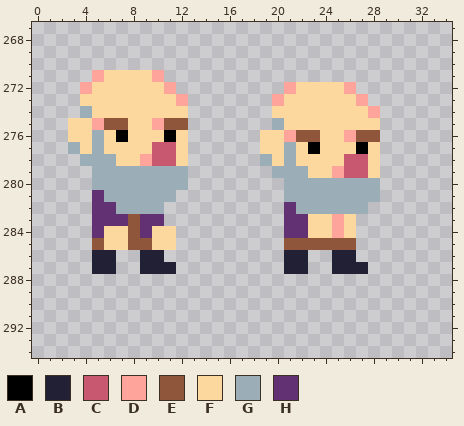
One commit to this pixel-art file: Leore/Content/npc.aseprite. Above: the version before the commit.
64x512 pixels, 1 frame. Shown: x 0..34, y 267..294.
Palette (. is transparent): A #000000  B #222034  C #c85870  D #fea49a  E #8f563b  F #fcd89e  G #9badb7  H #613173
Pixels before, first column x 3:
271 ..DFFFFD..................
272 .DFFFFFFD.........DFFFFD..
273 .FFFFFFFFD.......DFFFFFFD.
274 .GFFFFFFFF.......FFFFFFFFD
275 FFDEEFFDEE.......GFFFFFFFF
276 FFGFAFFFAF......FFDEEFFDEE
277 GFGFFFFCCF......FFGFAFFFAF
278 .GGGFFDCCF......GFGFFFFCCF
279 ..GGGGGGGG.......GGGFFDCCF
280 ..GGGGGGGG........GGGGGGGG
281 ..HGGGGGG.........GGGGGGGG
282 ..HHGGGG..........HGGGGGG.
283 ..HHHEHH..........HHFFDF..
284 ..HFFEHFF.........HHFFDF..
285 ..EFFEEFF.........EEEEEE..
286 ..BB..BB..........BB..BB..
287 ..BB..BBB.........BB..BBB.
New version:
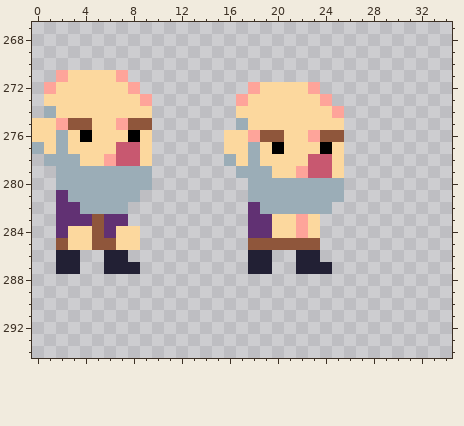
The exact change:
Changed rows in their new state; - is an unchanged pixel.
first column x 0:
271 --DFFF-D...------------------
272 -DFFF---D...------DFFF-D...--
273 -FFF-----D...----DFFF---D...-
274 -GFFF-----...----FFF-----D...
275 FFDEEFFDEE...----GFFF-----...
276 FFG-AF-FA-...---FFDEEFFDEE...
277 GFGF-F-CC-...---FFG-AF-FA-...
278 -GGGFFDCCF...---GFGF-F-CC-...
279 --GGG-----...----GGGFFDCCF...
280 --GGG-----...-----GGG-----...
281 --HGGG---...------GGG-----...
282 --HHGGG-...-------HGGG---...-
283 --HHHE--...-------HHFFD-...--
284 --HFFEH-F...------HHFFD-...--
285 --EFF-E-F...------EEE---...--
286 --BB-.-B-..-------BB-.-B-..--
287 --BB-.-BB...------BB-.-BB...-
Boxes around the changes in both pictures, in picture pixels (x1, y1, x2, y2):
changed: (32, 70, 380, 274)
